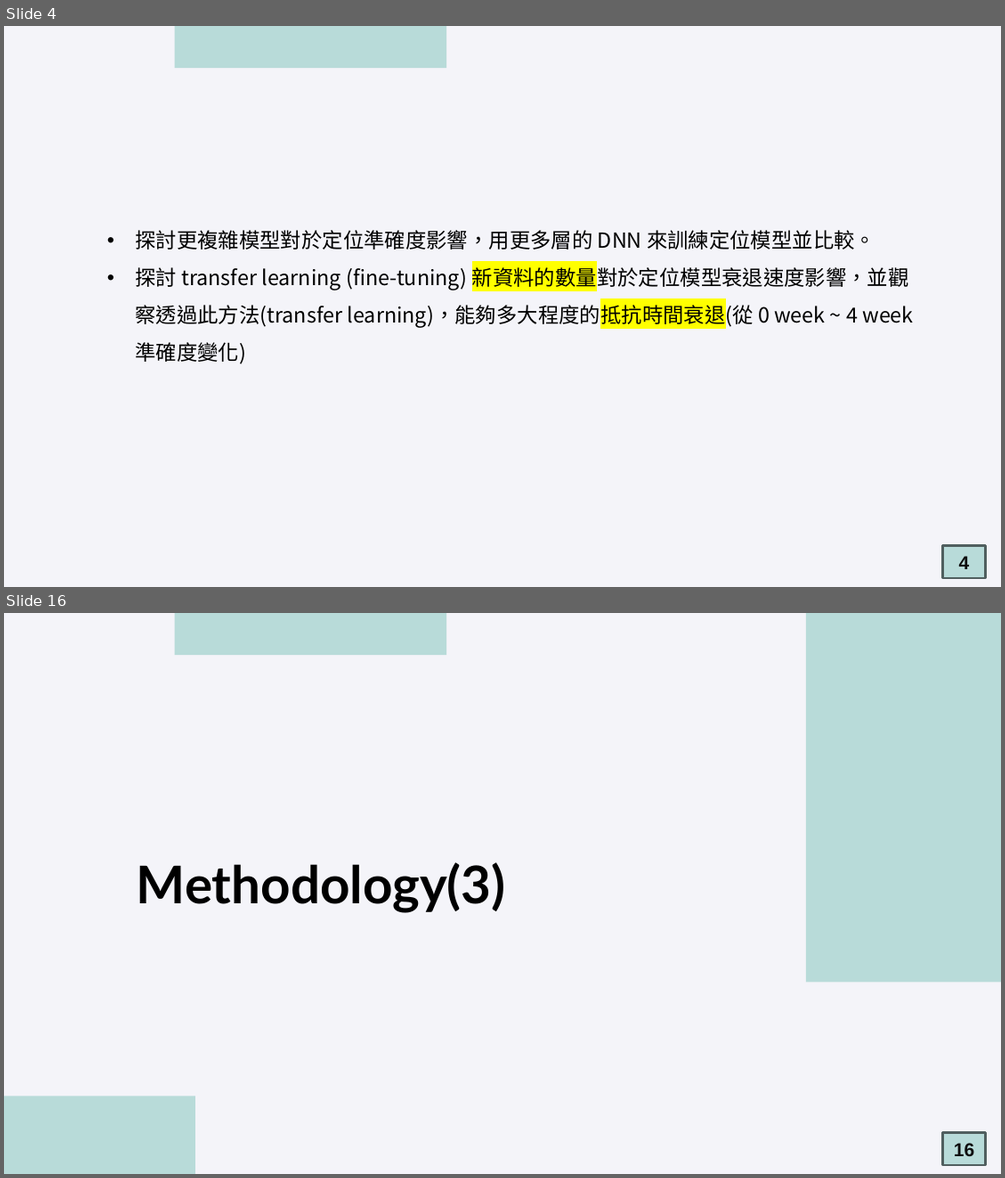
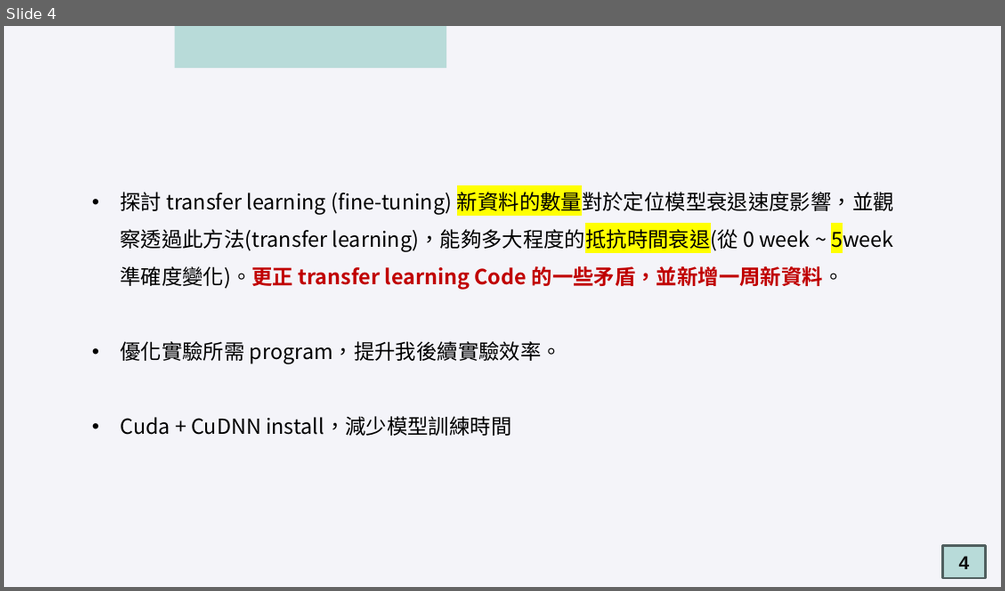
Before and after one commit to oscar9335/RTT_Research, a slide deck: meeting/2025-03-04/2025-03-04meeting 吳定洋.pptx. Shown one above the other, each under a label of ours: slides 4 and 16 before the commit, slide 4 after it; the slides between them are not shown. The pictures are 1005x1178 and 1005x591 pixels, drawn with LibreOffice and Linux fonts; fonts in the diff are those of the drawing. Boxes give left, top, right and bottom in pixels: in the first picture for what was removed or moved away, otherwise in the second. Text is boxed around its words. In the diff, an @@ line names an element or a change of style, - is before the commit and + after.

```diff
--- a/meeting/2025-03-04/2025-03-04meeting 吳定洋.pptx
+++ b/meeting/2025-03-04/2025-03-04meeting 吳定洋.pptx
@@ slide 16 removed at box(4, 613, 1001, 1174), background #F4F4F9 @@
@@ rectangle removed at box(175, 613, 446, 655) @@
@@ rectangle removed at box(806, 613, 1001, 982) @@
@@ title removed at box(137, 862, 506, 913) @@
-Methodology(3)
@@ rectangle removed at box(4, 1096, 195, 1174) @@
@@ rectangle removed at box(942, 1133, 985, 1166) @@
-16
@@ slide 4 changed as well @@
@@ text at box(120, 188, 894, 435): text changed @@
-• 探討更複雜模型對於定位準確度影響，用更多層的 DNN 來訓練定位模型並比較。
-• 探討 transfer learning (fine-tuning) 新資料的數量對於定位模型衰退速度影響，並觀察透過此方法(transfer learning)，能夠多大程度的抵抗時間衰退(從 0 week ~ 4 week 準確度變化)
+• 探討 transfer learning (fine-tuning) 新資料的數量對於定位模型衰退速度影響，並觀察透過此方法(transfer learning)，能夠多大程度的抵抗時間衰退(從 0 week ~ 5week 準確度變化)。更正 transfer learning Code 的一些矛盾，並新增一周新資料。
+• 優化實驗所需 program，提升我後續實驗效率。
+• Cuda + CuDNN install，減少模型訓練時間
```
Also in this commit, not shown: 7 other slides changed, 9 slides added, 15 other slides removed, 6 other files.
